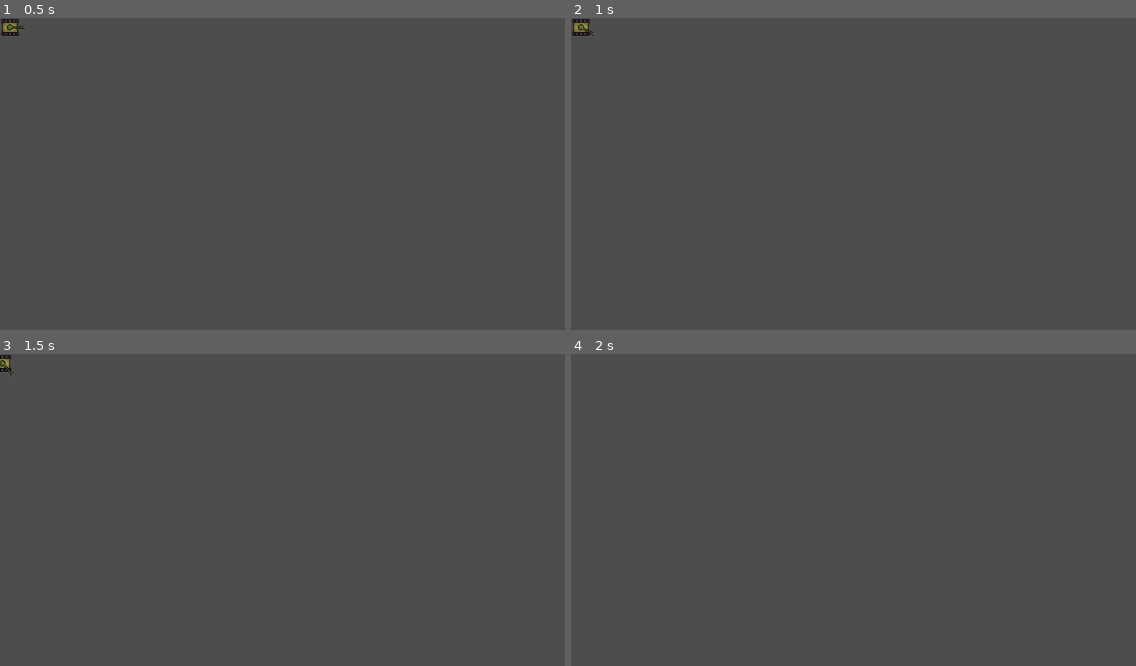
Above: before the commit, frames 1-4 (two rows, left to right).
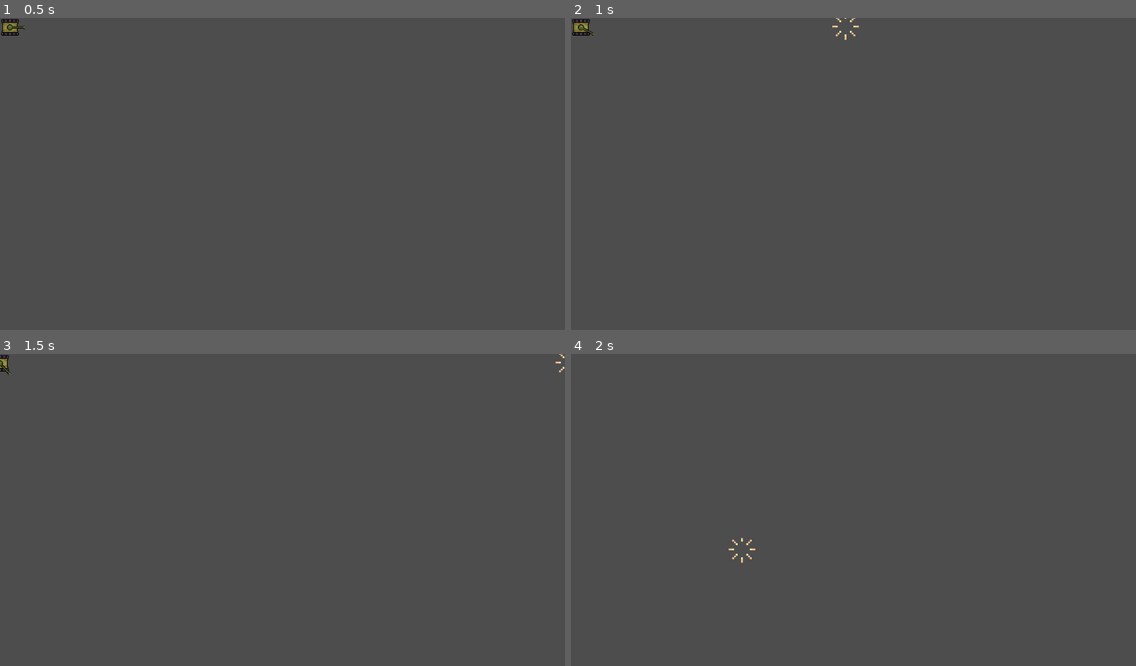
Above: after the commit, the same moments.

Repository: FannyDevz/GameProgrammingFundamental
Game: Godot game, scene res://scenes/tank.tscn
The game is run twice, just before and just after one commit, with the same random seed, the same clock (stepped at 60 frames per second) and the same inputs.
Inputs:
- Up to frame 1 (0.5 s): no input
- Up to frame 2 (1 s): tap Enter at 0.5 s; hold L (rotate_weapon_right) from 0.53 s (still down); hold Space (weapon_fire) from 0.53 s (still down); tap Shift (nitro_active, bound only after the commit) at 0.8 s
- Up to frame 3 (1.5 s): release L (rotate_weapon_right) at 1.28 s; release Space (weapon_fire) at 1.28 s; hold S (move_backward) from 1.28 s (still down); tap Shift (nitro_active, bound only after the commit) at 1.35 s
- Up to frame 4 (2 s): keep holding S (move_backward); tap Space (weapon_fire) at 1.55 s

Frame 1 is identical in both runs. In frame 2, less than 0.1% of the frame differs, in the area x 46-51%, y 0-8%; in frame 3, 0.1%, in the area x 0-100%, y 0-7%; in frame 4, less than 0.1%.

Commit message:
feat & fix(Part 2): Fix Bug & Add Some Features (Nitro & Bullet Animation)

Diff:
--- a/project.godot
+++ b/project.godot
@@ -62,6 +62,11 @@
 "events": [Object(InputEventKey,"resource_local_to_scene":false,"resource_name":"","device":-1,"window_id":0,"alt_press …(191 unchanged characters)…
 ]
 }
+nitro_active={
+"deadzone": 0.5,
+"events": [Object(InputEventKey,"resource_local_to_scene":false,"resource_name":"","device":-1,"window_id":0,"alt_pressed":false,"shift_pressed":false,"ctrl_pressed":false,"meta_pressed":false,"pressed":false,"keycode":0,"physical_keycode":4194325,"key_label":0,"unicode":0,"location":0,"echo":false,"script":null)
+]
+}
 
 [rendering]
 
--- a/scenes/bullet.gd
+++ b/scenes/bullet.gd
@@ -1,8 +1,13 @@
 extends Area2D
 
-const SPEED = 5000
+@onready var animation_player: AnimationPlayer = $AnimationPlayer
+
+const SPEED = 1000
 var direction : Vector2 = Vector2()
 
+func _ready():
+	pass
 
-func _physics_process(delta: float) -> void:
+func _physics_process(delta: float):
+	animation_player.play("fire")
 	position += direction.normalized() * SPEED * delta
--- a/scenes/bullet.tscn
+++ b/scenes/bullet.tscn
@@ -1,18 +1,62 @@
-[gd_scene load_steps=4 format=3 uid="uid://cap7p3memu25t"]
+[gd_scene load_steps=7 format=3 uid="uid://cap7p3memu25t"]
 
 [ext_resource type="Script" path="res://scenes/bullet.gd" id="1_p5byo"]
+[ext_resource type="Texture2D" uid="uid://b2jwfv3jfc0fr" path="res://assets/sprites/bullet.png" id="2_xry8l"]
+
+[sub_resource type="Animation" id="Animation_rxrum"]
+length = 0.001
+tracks/0/type = "value"
+tracks/0/imported = false
+tracks/0/enabled = true
+tracks/0/path = NodePath("BulletSprite:frame")
+tracks/0/interp = 1
+tracks/0/loop_wrap = true
+tracks/0/keys = {
+"times": PackedFloat32Array(0),
+"transitions": PackedFloat32Array(1),
+"update": 1,
+"values": [0]
+}
+
+[sub_resource type="Animation" id="Animation_uko4t"]
+resource_name = "fire"
+length = 0.5
+loop_mode = 2
+tracks/0/type = "value"
+tracks/0/imported = false
+tracks/0/enabled = true
+tracks/0/path = NodePath("BulletSprite:frame")
+tracks/0/interp = 1
+tracks/0/loop_wrap = true
+tracks/0/keys = {
+"times": PackedFloat32Array(0, 0.2, 0.4),
+"transitions": PackedFloat32Array(1, 1, 1),
+"update": 1,
+"values": [0, 1, 2]
+}
+
+[sub_resource type="AnimationLibrary" id="AnimationLibrary_o8kpu"]
+_data = {
+"RESET": SubResource("Animation_rxrum"),
+"fire": SubResource("Animation_uko4t")
+}
 
 [sub_resource type="RectangleShape2D" id="RectangleShape2D_qst1b"]
-size = Vector2(3, 3)
-
-[sub_resource type="PlaceholderTexture2D" id="PlaceholderTexture2D_p34rl"]
 size = Vector2(3, 3)
 
 [node name="Bullet" type="Area2D"]
 script = ExtResource("1_p5byo")
 
+[node name="AnimationPlayer" type="AnimationPlayer" parent="."]
+libraries = {
+"": SubResource("AnimationLibrary_o8kpu")
+}
+
 [node name="BulletCollation" type="CollisionShape2D" parent="."]
 shape = SubResource("RectangleShape2D_qst1b")
 
 [node name="BulletSprite" type="Sprite2D" parent="."]
-texture = SubResource("PlaceholderTexture2D_p34rl")
+position = Vector2(108, 8)
+texture = ExtResource("2_xry8l")
+offset = Vector2(-108, -8)
+hframes = 3
--- /dev/null
+++ b/scenes/nitro.gd
@@ -0,0 +1,12 @@
+extends Node2D
+class_name Nitro
+@onready var nitro_animation: AnimationPlayer = $NitroAnimation
+
+func _ready() -> void:
+	pass # Replace with function body.
+
+func active():
+	nitro_animation.play("active")
+
+func deactive():
+	nitro_animation.play("deactive")
--- /dev/null
+++ b/scenes/nitro.tscn
@@ -0,0 +1,72 @@
+[gd_scene load_steps=7 format=3 uid="uid://chlktxrfnrsdy"]
+
+[ext_resource type="Script" path="res://scenes/nitro.gd" id="1_1uvvr"]
+[ext_resource type="Texture2D" uid="uid://swuqp1i477uf" path="res://assets/sprites/nitro.png" id="1_7ingd"]
+
+[sub_resource type="Animation" id="Animation_p4fvf"]
+length = 0.001
+tracks/0/type = "value"
+tracks/0/imported = false
+tracks/0/enabled = true
+tracks/0/path = NodePath("NitroSprite:frame")
+tracks/0/interp = 1
+tracks/0/loop_wrap = true
+tracks/0/keys = {
+"times": PackedFloat32Array(0),
+"transitions": PackedFloat32Array(1),
+"update": 1,
+"values": [0]
+}
+
+[sub_resource type="Animation" id="Animation_yjunc"]
+resource_name = "active"
+length = 0.2
+loop_mode = 1
+tracks/0/type = "value"
+tracks/0/imported = false
+tracks/0/enabled = true
+tracks/0/path = NodePath("NitroSprite:frame")
+tracks/0/interp = 1
+tracks/0/loop_wrap = true
+tracks/0/keys = {
+"times": PackedFloat32Array(0, 0.1),
+"transitions": PackedFloat32Array(1, 1),
+"update": 1,
+"values": [1, 2]
+}
+
+[sub_resource type="Animation" id="Animation_wennq"]
+resource_name = "deactive"
+tracks/0/type = "value"
+tracks/0/imported = false
+tracks/0/enabled = true
+tracks/0/path = NodePath("NitroSprite:frame")
+tracks/0/interp = 1
+tracks/0/loop_wrap = true
+tracks/0/keys = {
+"times": PackedFloat32Array(0),
+"transitions": PackedFloat32Array(1),
+"update": 1,
+"values": [0]
+}
+
+[sub_resource type="AnimationLibrary" id="AnimationLibrary_sal66"]
+_data = {
+"RESET": SubResource("Animation_p4fvf"),
+"active": SubResource("Animation_yjunc"),
+"deactive": SubResource("Animation_wennq")
+}
+
+[node name="Nitro" type="Node2D"]
+script = ExtResource("1_1uvvr")
+
+[node name="NitroSprite" type="Sprite2D" parent="."]
+position = Vector2(-22, 1)
+scale = Vector2(0.5, 0.5)
+texture = ExtResource("1_7ingd")
+hframes = 3
+
+[node name="NitroAnimation" type="AnimationPlayer" parent="."]
+libraries = {
+"": SubResource("AnimationLibrary_sal66")
+}
--- a/scenes/tank.gd
+++ b/scenes/tank.gd
@@ -3,11 +3,12 @@
 const SPEED = 64.0
 const TURN_SPEED = 2
 const ROTATE_SPEED = 20
-
+const NITRO_SPEED = 130
 #@onready var weapon: Weapon = $Weapon
 
-@export var weapon: Node2D
-#@onready var weapon: Weapon = $Weapon as Weapon
+#@export var weapon: Node2D
+@onready var weapon: Weapon = $Weapon as Weapon
+@onready var nitro: Nitro = $Nitro as Nitro
 
 @onready var body_sprite := $BodySprite
 @onready var animation_player: AnimationPlayer = $AnimationPlayer
@@ -20,11 +21,20 @@
 	if input_direction.x != 0:
 		direction = direction.rotated(input_direction.x * (PI / 2) * TURN_SPEED * delta)
 		rotation = direction.angle()
+
+	var current_speed = SPEED
 	if input_direction.y != 0:
+		if Input.is_action_pressed("nitro_active"):
+			current_speed = NITRO_SPEED
+			nitro.active()
+		else:
+			nitro.deactive()
 		animation_player.play("Move")
-		velocity = lerp(velocity, (direction.normalized() * input_direction.y) * SPEED, SPEED * delta)
+		velocity = direction.normalized() * input_direction.y * current_speed
+		#velocity = lerp(velocity, (direction.normalized() * input_direction.y) * current_speed, current_speed * delta)
 	else :
 		velocity = Vector2.ZERO
+		nitro.deactive()
 		animation_player.play('idle')
 
 	move_and_slide()
@@ -34,5 +44,4 @@
 
 func _input(event):
 	if event.is_action_pressed("weapon_fire"):
-		print("fire")
-		#weapon.fire()
+		weapon.fire()
--- a/scenes/tank.tscn
+++ b/scenes/tank.tscn
@@ -2,7 +2,8 @@
 
 [ext_resource type="Texture2D" uid="uid://bpjmw7wumnh7w" path="res://assets/sprites/tank_body.png" id="1_uv4y0"]
 [ext_resource type="Script" path="res://scenes/tank.gd" id="1_xd3l6"]
-[ext_resource type="PackedScene" uid="uid://hi04e1chyrna" path="res://scenes/weapon.tscn" id="2_i5ejy"]
+[ext_resource type="PackedScene" uid="uid://chlktxrfnrsdy" path="res://scenes/nitro.tscn" id="2_0pbm4"]
+[ext_resource type="PackedScene" uid="uid://cbd27dwq76nuk" path="res://scenes/weapon.tscn" id="2_i5ejy"]
 
 [sub_resource type="Animation" id="Animation_d6b6h"]
 resource_name = "Move"
@@ -62,17 +63,16 @@
 [sub_resource type="RectangleShape2D" id="RectangleShape2D_lgrui"]
 size = Vector2(28, 26)
 
-[sub_resource type="GDScript" id="GDScript_h3orl"]
-
-[node name="Tank" type="CharacterBody2D" node_paths=PackedStringArray("weapon")]
+[node name="Tank" type="CharacterBody2D"]
 position = Vector2(17, 16)
 script = ExtResource("1_xd3l6")
-weapon = NodePath("Weapon")
 
 [node name="AnimationPlayer" type="AnimationPlayer" parent="."]
 libraries = {
 "": SubResource("AnimationLibrary_k0e05")
 }
+
+[node name="Nitro" parent="." instance=ExtResource("2_0pbm4")]
 
 [node name="BodySprite" type="Sprite2D" parent="."]
 texture = ExtResource("1_uv4y0")
@@ -82,4 +82,3 @@
 shape = SubResource("RectangleShape2D_lgrui")
 
 [node name="Weapon" parent="." instance=ExtResource("2_i5ejy")]
-script = SubResource("GDScript_h3orl")
--- a/scenes/weapon.gd
+++ b/scenes/weapon.gd
@@ -3,11 +3,14 @@
 
 enum STATES {READY, FIRING, RELOADING}
 
-@export var BULLET_SCENE : PackedScene
+#@export var BULLET_SCENE : PackedScene
+@onready var BULLET_SCENE = load("res://scenes/bullet.tscn") as PackedScene
 @onready var reload_timer: Timer = $ReloadTimer
 
 var state : STATES = STATES.READY
 
+func _ready() -> void:
+	pass # Replace with function body.
 
 func change_state(new_state: STATES):
 	state = new_state
@@ -17,16 +20,18 @@
 		return
 
 	change_state(STATES.FIRING)
-	var bullet = BULLET_SCENE.instantiate()
-	bullet.direction = Vector2.from_angle(global_rotation)
-	bullet.global_position = global_position
+	if BULLET_SCENE:
+		var bullet = BULLET_SCENE.instantiate()
+		bullet.direction = Vector2.from_angle(global_rotation)
+		bullet.global_position = global_position
+		get_tree().root.add_child(bullet)
 
-	get_tree().root.add_child(bullet)
+	else:
+		print("BULLET_SCENE is null! Please set it in the editor.")
 
 	change_state(STATES.RELOADING)
 	reload_timer.start()
 
 
-
-func _on_reload_timer_timeout() -> void:
+func _on_reload_timer_timeout():
 	change_state(STATES.READY)
--- a/scenes/weapon.tscn
+++ b/scenes/weapon.tscn
@@ -1,17 +1,14 @@
-[gd_scene load_steps=4 format=3 uid="uid://hi04e1chyrna"]
+[gd_scene load_steps=3 format=3 uid="uid://cbd27dwq76nuk"]
 
 [ext_resource type="Texture2D" uid="uid://d1ci7g78aeqqc" path="res://assets/sprites/tank_weapon.png" id="1_agkt6"]
 [ext_resource type="Script" path="res://scenes/weapon.gd" id="1_rriur"]
-[ext_resource type="PackedScene" uid="uid://cap7p3memu25t" path="res://scenes/bullet.tscn" id="2_yqnb0"]
 
 [node name="Weapon" type="Node2D"]
 script = ExtResource("1_rriur")
-BULLET_SCENE = ExtResource("2_yqnb0")
 
-[node name="WeaponSprite" type="Sprite2D" parent="."]
-position = Vector2(13, 1)
+[node name="Weapon" type="Sprite2D" parent="."]
 texture = ExtResource("1_agkt6")
-offset = Vector2(-3, -1)
+offset = Vector2(10, 0)
 
 [node name="ReloadTimer" type="Timer" parent="."]
 
Binary file added: assets/sprites/bullet.png
Not shown, added: assets/sprites/bullet.png.import
Binary file added: assets/sprites/nitro.png
Not shown, added: assets/sprites/nitro.png.import
Binary file added: doc/image/part2.png
Not shown, changed: readme.md
